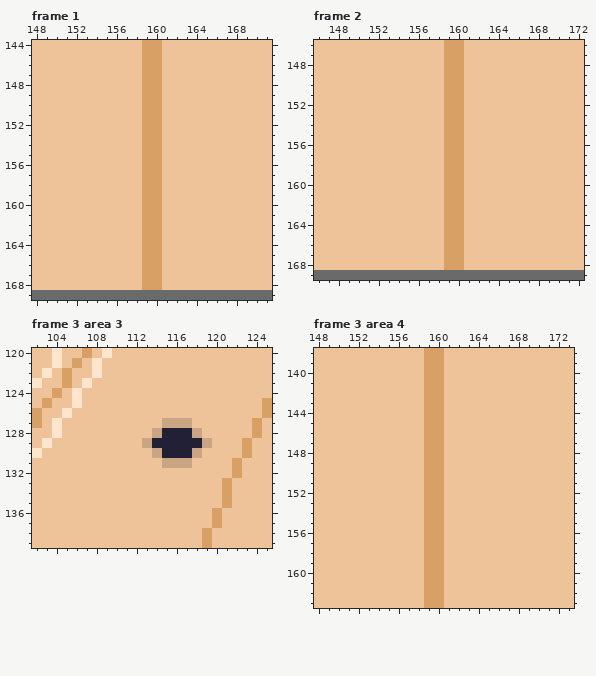
Two states of a pixel-art file, textures/aesprite/background.aseprite. Above is the file before it was changed.
320x180 pixels, 13 frames. Colours within 5 levels of each other are drawn and written as one. Shown: frame 1: x 148..171, y 144..169; frame 2: x 146..172, y 146..169; frame 3 area 3: x 102..125, y 120..139; frame 3 area 4: x 148..173, y 138..163. The commit also changed other frames or places, which this record leaves out.
New version:
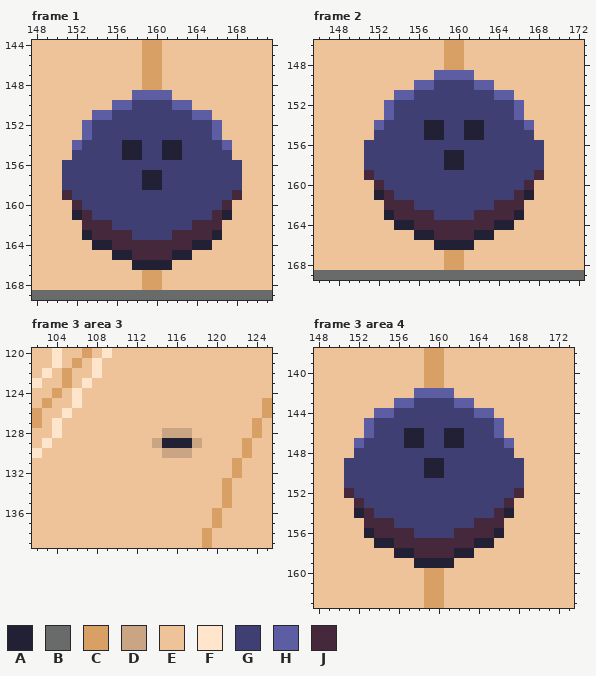
Palette (. is transparent): A #222034  B #696a6a  C #d9a066  D #c9a583  E #eec39a  F #ffe5cc  G #3f3f74  H #5d5da4  J #45283c
From old to new:
layer "Bowling Ball" now shown
--- frame 1, layer "Bowling Ball"
@@ x 148..171 @@
 148 EEEEEEEEEEECCEEEEEEEEEEE
-149 EEEEEEEEEEECCEEEEEEEEEEE
-150 EEEEEEEEEEECCEEEEEEEEEEE
-151 EEEEEEEEEEECCEEEEEEEEEEE
-152 EEEEEEEEEEECCEEEEEEEEEEE
-153 EEEEEEEEEEECCEEEEEEEEEEE
-154 EEEEEEEEEEECCEEEEEEEEEEE
-155 EEEEEEEEEEECCEEEEEEEEEEE
-156 EEEEEEEEEEECCEEEEEEEEEEE
-157 EEEEEEEEEEECCEEEEEEEEEEE
-158 EEEEEEEEEEECCEEEEEEEEEEE
-159 EEEEEEEEEEECCEEEEEEEEEEE
-160 EEEEEEEEEEECCEEEEEEEEEEE
-161 EEEEEEEEEEECCEEEEEEEEEEE
-162 EEEEEEEEEEECCEEEEEEEEEEE
-163 EEEEEEEEEEECCEEEEEEEEEEE
-164 EEEEEEEEEEECCEEEEEEEEEEE
-165 EEEEEEEEEEECCEEEEEEEEEEE
-166 EEEEEEEEEEECCEEEEEEEEEEE
+149 EEEEEEEEEEHHHHEEEEEEEEEE
+150 EEEEEEEEHHGGGGHHEEEEEEEE
+151 EEEEEEHHGGGGGGGGHHEEEEEE
+152 EEEEEHGGGGGGGGGGGGHEEEEE
+153 EEEEEHGGGGGGGGGGGGHEEEEE
+154 EEEEHGGGGAAGGAAGGGGHEEEE
+155 EEEEGGGGGAAGGAAGGGGGEEEE
+156 EEEGGGGGGGGGGGGGGGGGGEEE
+157 EEEGGGGGGGGAAGGGGGGGGEEE
+158 EEEGGGGGGGGAAGGGGGGGGEEE
+159 EEEJGGGGGGGGGGGGGGGGJEEE
+160 EEEEJGGGGGGGGGGGGGGJEEEE
+161 EEEEAJGGGGGGGGGGGGJAEEEE
+162 EEEEEJJJGGGGGGGGJJJEEEEE
+163 EEEEEAJJJJGGGGJJJJAEEEEE
+164 EEEEEEAAJJJJJJJJAAEEEEEE
+165 EEEEEEEEAAJJJJAAEEEEEEEE
+166 EEEEEEEEEEAAAAEEEEEEEEEE
 167 EEEEEEEEEEECCEEEEEEEEEEE
--- frame 2, layer "Bowling Ball"
@@ x 146..172 @@
 148 EEEEEEEEEEEEECCEEEEEEEEEEEE
-149 EEEEEEEEEEEEECCEEEEEEEEEEEE
-150 EEEEEEEEEEEEECCEEEEEEEEEEEE
-151 EEEEEEEEEEEEECCEEEEEEEEEEEE
-152 EEEEEEEEEEEEECCEEEEEEEEEEEE
-153 EEEEEEEEEEEEECCEEEEEEEEEEEE
-154 EEEEEEEEEEEEECCEEEEEEEEEEEE
-155 EEEEEEEEEEEEECCEEEEEEEEEEEE
-156 EEEEEEEEEEEEECCEEEEEEEEEEEE
-157 EEEEEEEEEEEEECCEEEEEEEEEEEE
-158 EEEEEEEEEEEEECCEEEEEEEEEEEE
-159 EEEEEEEEEEEEECCEEEEEEEEEEEE
-160 EEEEEEEEEEEEECCEEEEEEEEEEEE
-161 EEEEEEEEEEEEECCEEEEEEEEEEEE
-162 EEEEEEEEEEEEECCEEEEEEEEEEEE
-163 EEEEEEEEEEEEECCEEEEEEEEEEEE
-164 EEEEEEEEEEEEECCEEEEEEEEEEEE
-165 EEEEEEEEEEEEECCEEEEEEEEEEEE
-166 EEEEEEEEEEEEECCEEEEEEEEEEEE
+149 EEEEEEEEEEEEHHHHEEEEEEEEEEE
+150 EEEEEEEEEEHHGGGGHHEEEEEEEEE
+151 EEEEEEEEHHGGGGGGGGHHEEEEEEE
+152 EEEEEEEHGGGGGGGGGGGGHEEEEEE
+153 EEEEEEEHGGGGGGGGGGGGHEEEEEE
+154 EEEEEEHGGGGAAGGAAGGGGHEEEEE
+155 EEEEEEGGGGGAAGGAAGGGGGEEEEE
+156 EEEEEGGGGGGGGGGGGGGGGGGEEEE
+157 EEEEEGGGGGGGGAAGGGGGGGGEEEE
+158 EEEEEGGGGGGGGAAGGGGGGGGEEEE
+159 EEEEEJGGGGGGGGGGGGGGGGJEEEE
+160 EEEEEEJGGGGGGGGGGGGGGJEEEEE
+161 EEEEEEAJGGGGGGGGGGGGJAEEEEE
+162 EEEEEEEJJJGGGGGGGGJJJEEEEEE
+163 EEEEEEEAJJJJGGGGJJJJAEEEEEE
+164 EEEEEEEEAAJJJJJJJJAAEEEEEEE
+165 EEEEEEEEEEAAJJJJAAEEEEEEEEE
+166 EEEEEEEEEEEEAAAAEEEEEEEEEEE
 167 EEEEEEEEEEEEECCEEEEEEEEEEEE
--- frame 3 area 3, layer "Hole"
@@ x 111..121 @@
 126 EEEEEEEEEEE
-127 EEEEDDDEEEE
-128 EEEDAAADEEE
-129 EEDAAAAADEE
-130 EEEDAAADEEE
-131 EEEEDDDEEEE
+127 EEEEEEEEEEE
+128 EEEEDDDEEEE
+129 EEEDAAADEEE
+130 EEEEDDDEEEE
+131 EEEEEEEEEEE
 132 EEEEEEEEEEE
--- frame 3 area 4, layer "Bowling Ball"
@@ x 148..173 @@
 141 EEEEEEEEEEECCEEEEEEEEEEEEE
-142 EEEEEEEEEEECCEEEEEEEEEEEEE
-143 EEEEEEEEEEECCEEEEEEEEEEEEE
-144 EEEEEEEEEEECCEEEEEEEEEEEEE
-145 EEEEEEEEEEECCEEEEEEEEEEEEE
-146 EEEEEEEEEEECCEEEEEEEEEEEEE
-147 EEEEEEEEEEECCEEEEEEEEEEEEE
-148 EEEEEEEEEEECCEEEEEEEEEEEEE
-149 EEEEEEEEEEECCEEEEEEEEEEEEE
-150 EEEEEEEEEEECCEEEEEEEEEEEEE
-151 EEEEEEEEEEECCEEEEEEEEEEEEE
-152 EEEEEEEEEEECCEEEEEEEEEEEEE
-153 EEEEEEEEEEECCEEEEEEEEEEEEE
-154 EEEEEEEEEEECCEEEEEEEEEEEEE
-155 EEEEEEEEEEECCEEEEEEEEEEEEE
-156 EEEEEEEEEEECCEEEEEEEEEEEEE
-157 EEEEEEEEEEECCEEEEEEEEEEEEE
-158 EEEEEEEEEEECCEEEEEEEEEEEEE
-159 EEEEEEEEEEECCEEEEEEEEEEEEE
+142 EEEEEEEEEEHHHHEEEEEEEEEEEE
+143 EEEEEEEEHHGGGGHHEEEEEEEEEE
+144 EEEEEEHHGGGGGGGGHHEEEEEEEE
+145 EEEEEHGGGGGGGGGGGGHEEEEEEE
+146 EEEEEHGGGAAGGAAGGGHEEEEEEE
+147 EEEEHGGGGAAGGAAGGGGHEEEEEE
+148 EEEEGGGGGGGGGGGGGGGGEEEEEE
+149 EEEGGGGGGGGAAGGGGGGGGEEEEE
+150 EEEGGGGGGGGAAGGGGGGGGEEEEE
+151 EEEGGGGGGGGGGGGGGGGGGEEEEE
+152 EEEJGGGGGGGGGGGGGGGGJEEEEE
+153 EEEEJGGGGGGGGGGGGGGJEEEEEE
+154 EEEEAJGGGGGGGGGGGGJAEEEEEE
+155 EEEEEJJJGGGGGGGGJJJEEEEEEE
+156 EEEEEAJJJJGGGGJJJJAEEEEEEE
+157 EEEEEEAAJJJJJJJJAAEEEEEEEE
+158 EEEEEEEEAAJJJJAAEEEEEEEEEE
+159 EEEEEEEEEEAAAAEEEEEEEEEEEE
 160 EEEEEEEEEEECCEEEEEEEEEEEEE
Pixel boxes of the changes (left, top, right, bottom) in both pictures:
changed: (62, 90, 242, 270)
changed: (364, 70, 544, 250)
changed: (142, 418, 212, 468)
changed: (344, 388, 524, 568)
